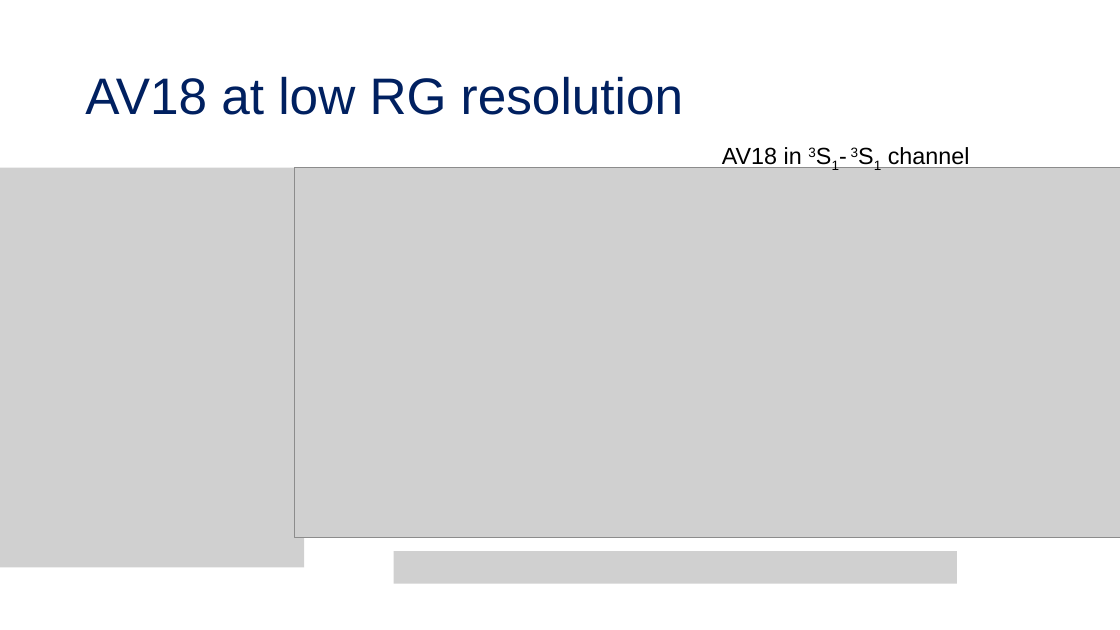
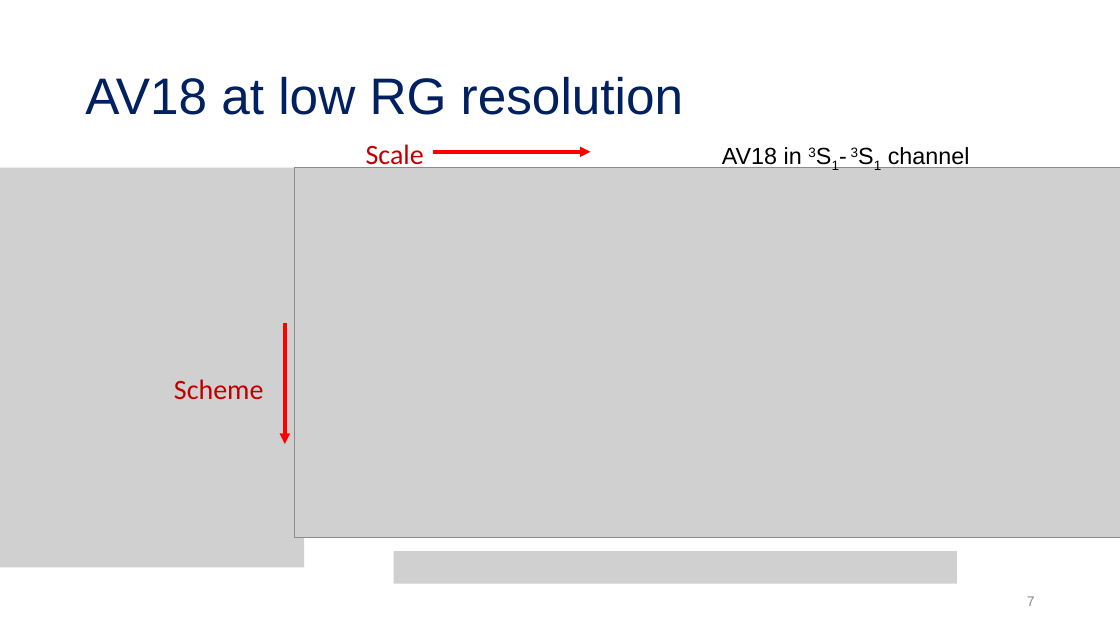
Before and after one commit to tropiano4/tropiano-srg, a slide deck: slide 7 of Presentations/DNP_October2020/tropiano_dnp_october2020.pptx. Drawn at 1120x630 pixels with LibreOffice and Linux fonts; fonts in the diff are those of the drawing; grey boxes stand for pictures. Boxes give left, top, right and bottom in pixels: in the first picture for what was removed or moved away, otherwise in the second. Text is boxed around its words. In the diff, an @@ line names an element or a change of style, - is before the commit and + after.

```diff
--- a/Presentations/DNP_October2020/tropiano_dnp_october2020.pptx
+++ b/Presentations/DNP_October2020/tropiano_dnp_october2020.pptx
@@ text added at (x1=366, y1=144, x2=424, y2=171), 24 pt, text #C00000 @@
+Scale
@@ arrow added from (434, 152) to (591, 152), #FF0000 3 pt @@
@@ arrow added from (285, 323) to (285, 444), #FF0000 3 pt @@
@@ text added at (x1=174, y1=379, x2=264, y2=399), 24 pt, text #C00000 @@
+Scheme
@@ page number added at (x1=1027, y1=596, x2=1035, y2=606), 12 pt, text #8C8C8C @@
+7
```
Also in this commit, not shown: 22 other slides changed.
